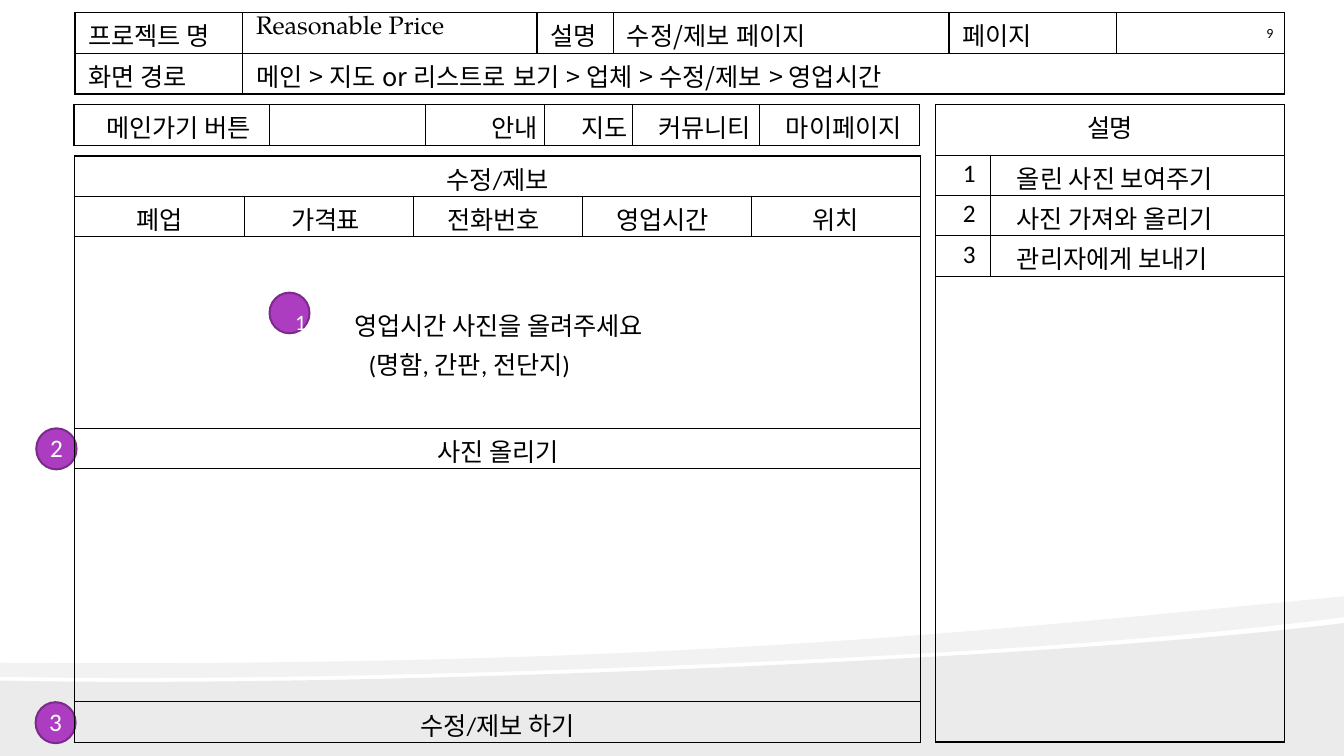
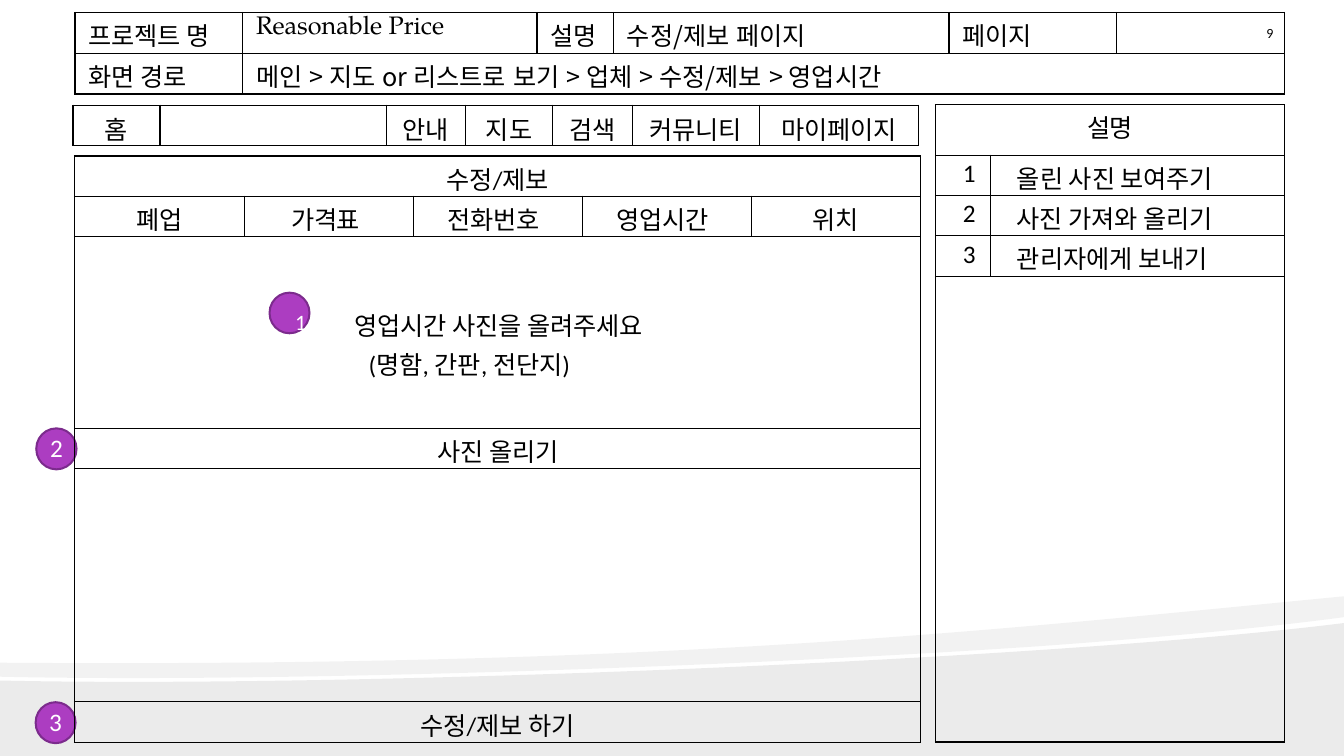
Before and after one commit to kjayvam/HTML, a slide deck: slide 16 of project/ppt/김영민_착한업소찾기_v.0.2.0.pptx. Drawn at 1344x756 pixels with LibreOffice and Linux fonts; fonts in the diff are those of the drawing. Boxes give left, top, right and bottom in pixels: in the first picture for what was removed or moved away, otherwise in the second. Text is boxed around its words. In the diff, an @@ line names an element or a change of style, - is before the commit and + after.

```diff
--- a/project/ppt/김영민_착한업소찾기_v.0.2.0.pptx
+++ b/project/ppt/김영민_착한업소찾기_v.0.2.0.pptx
@@ table at <box>73,105,919,382</box> @@
-column 1, row 1: 메인가기 버튼
+column 1, row 1: 홈
+column 5: 검색
```
Also in this commit, not shown: 15 other slides changed, 5 other files.
